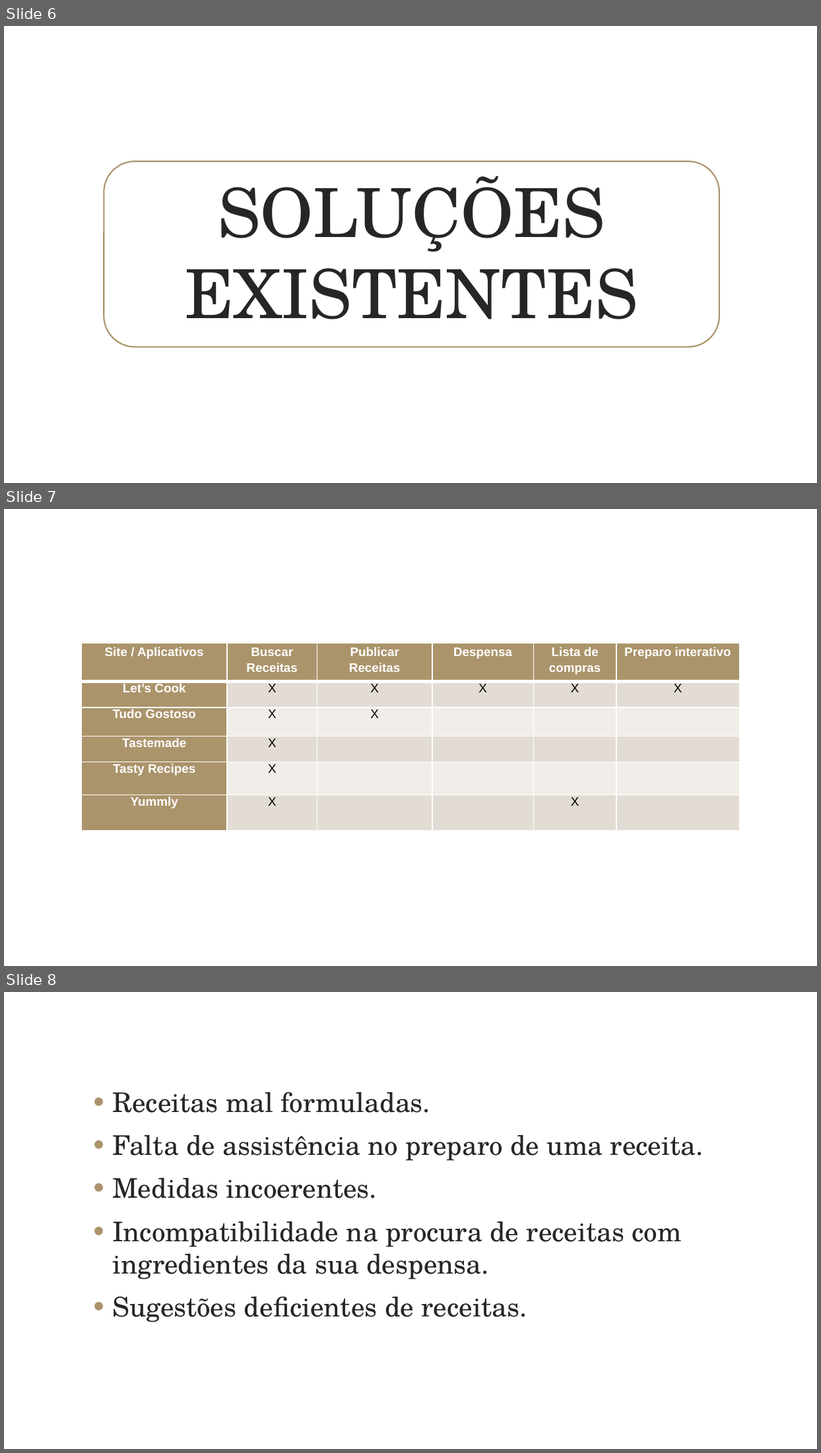
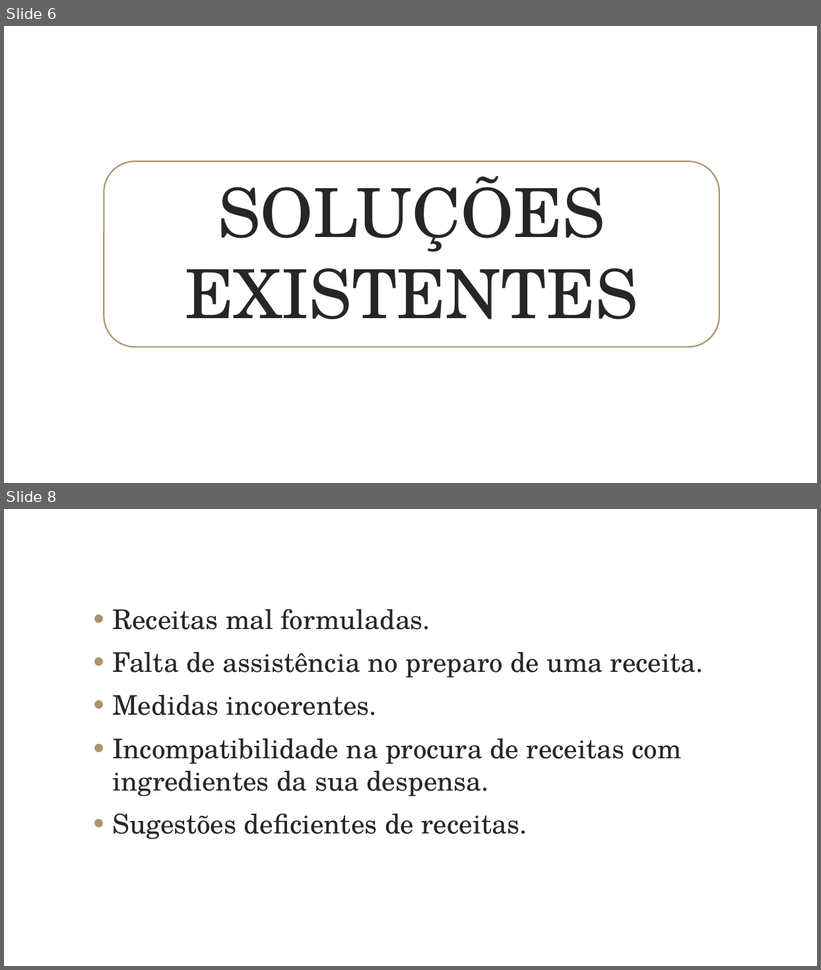
Before and after one commit to papletscook/letscook-doc, a slide deck: projeto/LetsCook_02.pptx. Shown one above the other, each under a label of ours: slides 6, 7 and 8 before the commit, slides 6 and 8 after it; the slides between them are not shown. The pictures are 821x1453 and 821x970 pixels, drawn with LibreOffice and Linux fonts; fonts in the diff are those of the drawing; background and template pictures are left out. Boxes give left, top, right and bottom in pixels: in the first picture for what was removed or moved away, otherwise in the second. Text is boxed around its words. In the diff, an @@ line names an element or a change of style, - is before the commit and + after.

```diff
--- a/projeto/LetsCook_02.pptx
+++ b/projeto/LetsCook_02.pptx
@@ slide 7 removed at bbox=[4, 509, 817, 966], background picture (left out) @@
@@ table removed at bbox=[81, 643, 740, 831], 6 rows, 6 columns @@
-Site / Aplicativos | Buscar Receitas | Publicar Receitas | Despensa | Lista de compras | Preparo interativo
-Let’s Cook | X | X | X | X | X
-Tudo Gostoso | X | X |  |  | 
-Tastemade | X |  |  |  | 
-Tasty Recipes | X |  |  |  | 
-Yummly | X |  |  | X | 
```
Also in this commit, not shown: 5 slides changed, 1 slide added, 1 other file.
